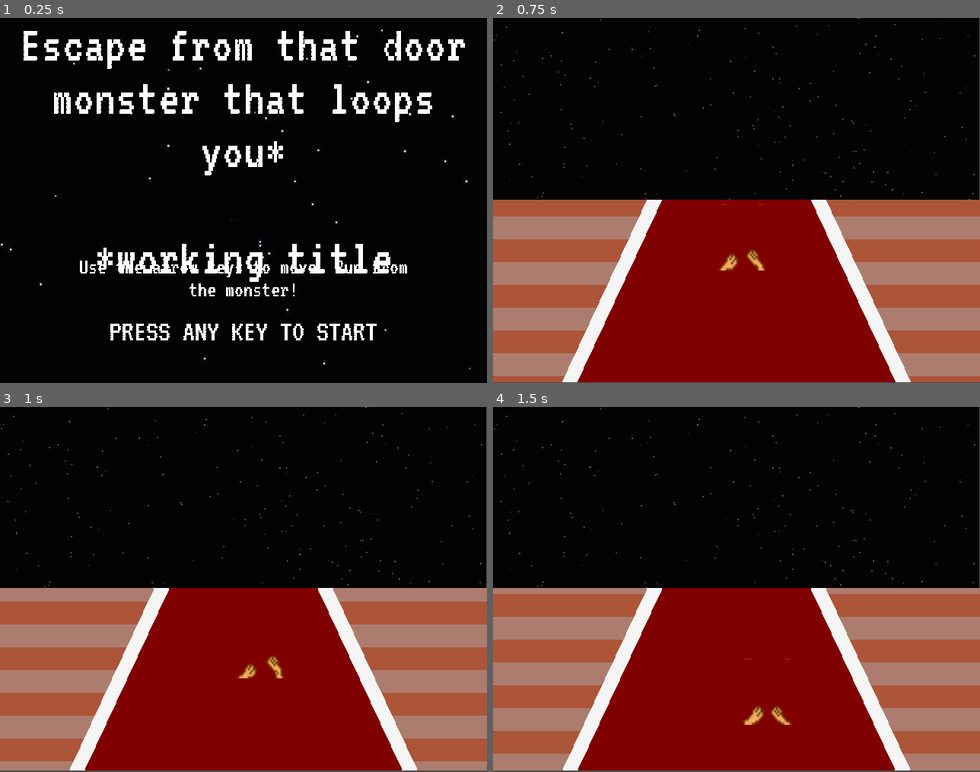
Above: before the commit, frames 1-4 (two rows, left to right).
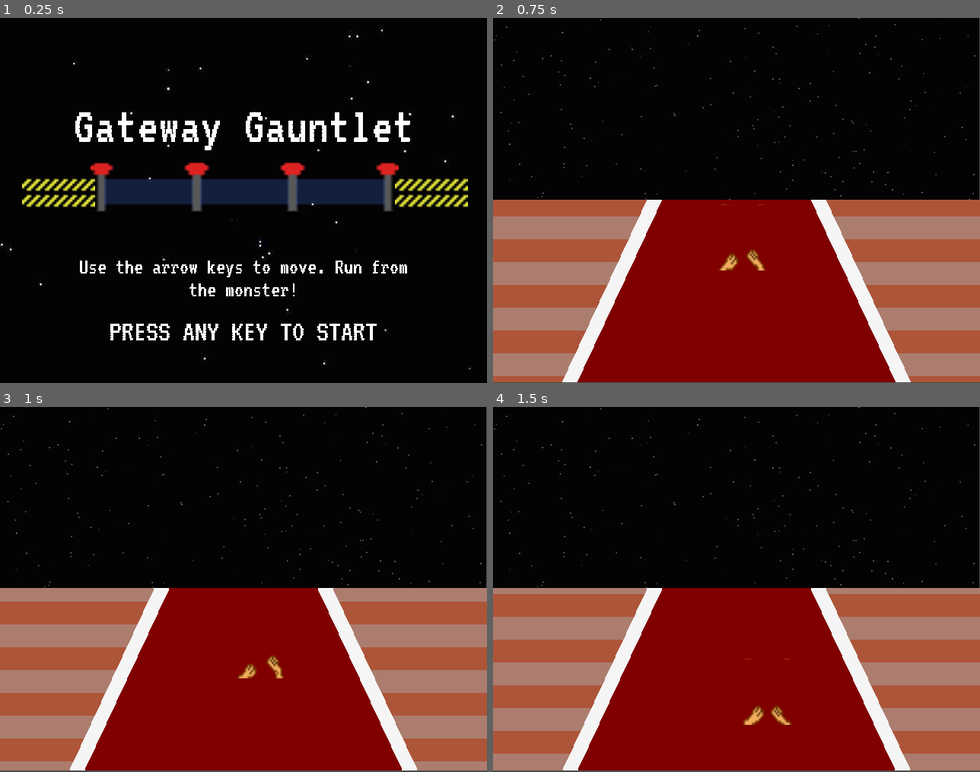
Above: after the commit, the same moments.

Repository: Jahavsuna/gamejam25
Game: Godot game, scene res://scenes/TitleScreen.tscn
Same seed, same stepped clock (60 frames per second), same inputs: the game is played once before the commit and once after it.
Inputs:
- Up to frame 1 (0.25 s): no input
- Up to frame 2 (0.75 s): tap Enter at 0.5 s; hold Right (ui_right) from 0.53 s (still down)
- Up to frame 3 (1 s): keep holding Right (ui_right)
- Up to frame 4 (1.5 s): release Right (ui_right) at 1.28 s; hold Down (ui_down) from 1.28 s (still down)

The runs differ from the first frame. In frame 1, 14% of the frame differs, in the area x 4-97%, y 3-73%; in frame 2, nothing differs; in frame 3, nothing differs; in frame 4, nothing differs.

Commit message:
Added name and gateway to title screen

Diff:
--- /dev/null
+++ b/scenes/LoopLine_texture_only.tscn
@@ -0,0 +1,69 @@
+[gd_scene load_steps=6 format=3 uid="uid://dxv0a14u65dt7"]
+
+[ext_resource type="PackedScene" uid="uid://c1856necid8n0" path="res://scenes/LoopZone.tscn" id="2_y16aq"]
+[ext_resource type="PackedScene" uid="uid://ceqcd2d07pcc8" path="res://scenes/SafeLoopZone.tscn" id="5_212f1"]
+[ext_resource type="Texture2D" uid="uid://coxb46tg7a3yj" path="res://assets/textures/gate_line.png" id="7_dbbsn"]
+
+[sub_resource type="RectangleShape2D" id="RectangleShape2D_jcvdg"]
+size = Vector2(5, 20)
+
+[sub_resource type="RectangleShape2D" id="RectangleShape2D_ctb13"]
+size = Vector2(32, 13)
+
+[node name="LoopLine" type="Node2D"]
+
+[node name="LoopZone2" parent="." instance=ExtResource("2_y16aq")]
+position = Vector2(-42, 0)
+script = null
+
+[node name="LoopZone" parent="." instance=ExtResource("2_y16aq")]
+script = null
+
+[node name="LoopZone3" parent="." instance=ExtResource("5_212f1")]
+position = Vector2(42, 0)
+script = null
+
+[node name="CharacterBody2D4" type="CharacterBody2D" parent="."]
+
+[node name="CollisionShape2D" type="CollisionShape2D" parent="CharacterBody2D4"]
+position = Vector2(-21, -7)
+shape = SubResource("RectangleShape2D_jcvdg")
+
+[node name="CharacterBody2D3" type="CharacterBody2D" parent="."]
+
+[node name="CollisionShape2D" type="CollisionShape2D" parent="CharacterBody2D3"]
+position = Vector2(64, -6)
+shape = SubResource("RectangleShape2D_jcvdg")
+
+[node name="CharacterBody2D2" type="CharacterBody2D" parent="."]
+
+[node name="CollisionShape2D" type="CollisionShape2D" parent="CharacterBody2D2"]
+position = Vector2(21, -7)
+shape = SubResource("RectangleShape2D_jcvdg")
+
+[node name="CharacterBody2D" type="CharacterBody2D" parent="."]
+
+[node name="CollisionShape2D" type="CollisionShape2D" parent="CharacterBody2D"]
+position = Vector2(-62.5, -7)
+shape = SubResource("RectangleShape2D_jcvdg")
+
+[node name="CharacterBody2D6" type="CharacterBody2D" parent="."]
+position = Vector2(163.23, 0)
+
+[node name="Sprite2D" type="Sprite2D" parent="CharacterBody2D6"]
+position = Vector2(-81, -8)
+texture = ExtResource("7_dbbsn")
+
+[node name="CollisionShape2D" type="CollisionShape2D" parent="CharacterBody2D6"]
+position = Vector2(-81, -5.5)
+shape = SubResource("RectangleShape2D_ctb13")
+
+[node name="CharacterBody2D5" type="CharacterBody2D" parent="."]
+
+[node name="Sprite2D" type="Sprite2D" parent="CharacterBody2D5"]
+position = Vector2(-81, -8)
+texture = ExtResource("7_dbbsn")
+
+[node name="CollisionShape2D" type="CollisionShape2D" parent="CharacterBody2D5"]
+position = Vector2(-81, -5.5)
+shape = SubResource("RectangleShape2D_ctb13")
--- a/scenes/TitleScreen.tscn
+++ b/scenes/TitleScreen.tscn
@@ -1,8 +1,9 @@
-[gd_scene load_steps=4 format=3 uid="uid://cuj81glh2aomx"]
+[gd_scene load_steps=5 format=3 uid="uid://cuj81glh2aomx"]
 
 [ext_resource type="Script" uid="uid://dr2lhlwku6hsc" path="res://scenes/title_screen.gd" id="1_qyuap"]
 [ext_resource type="Texture2D" uid="uid://bcnxf2wyufgkv" path="res://assets/textures/sky.jpg" id="2_ch40n"]
 [ext_resource type="FontFile" uid="uid://6hifseux5xs0" path="res://assets/font_VT323/VT323-Regular.ttf" id="2_dfj8j"]
+[ext_resource type="PackedScene" uid="uid://dxv0a14u65dt7" path="res://scenes/LoopLine_texture_only.tscn" id="4_8k5og"]
 
 [node name="TitleScreen" type="Control"]
 layout_mode = 3
@@ -21,14 +22,12 @@
 anchor_right = 0.8
 anchor_bottom = 0.4
 offset_left = -128.0
-offset_top = -63.84
+offset_top = 43.16
 offset_right = 128.0
-offset_bottom = 208.0
+offset_bottom = -5.0
 theme_override_fonts/normal_font = ExtResource("2_dfj8j")
 theme_override_font_sizes/normal_font_size = 70
-text = "Escape from that door monster that loops you*
-
-*working title"
+text = "Gateway Gauntlet"
 horizontal_alignment = 1
 
 [node name="ControlHint" type="RichTextLabel" parent="."]
@@ -59,3 +58,7 @@
 [node name="Sprite2D" type="Sprite2D" parent="."]
 z_index = -1
 texture = ExtResource("2_ch40n")
+
+[node name="LoopLine" parent="." instance=ExtResource("4_8k5og")]
+position = Vector2(320, 248)
+scale = Vector2(3, 3)
